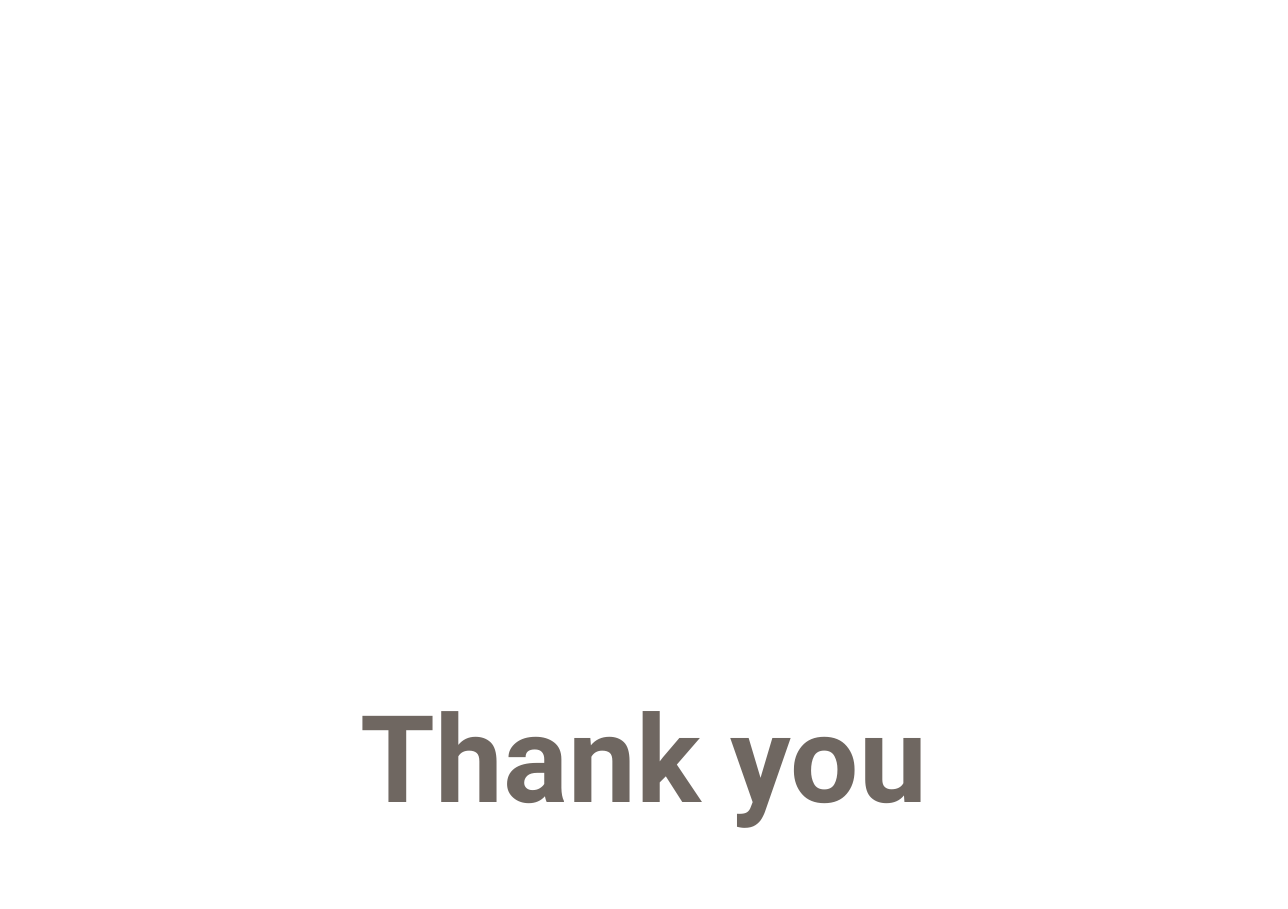
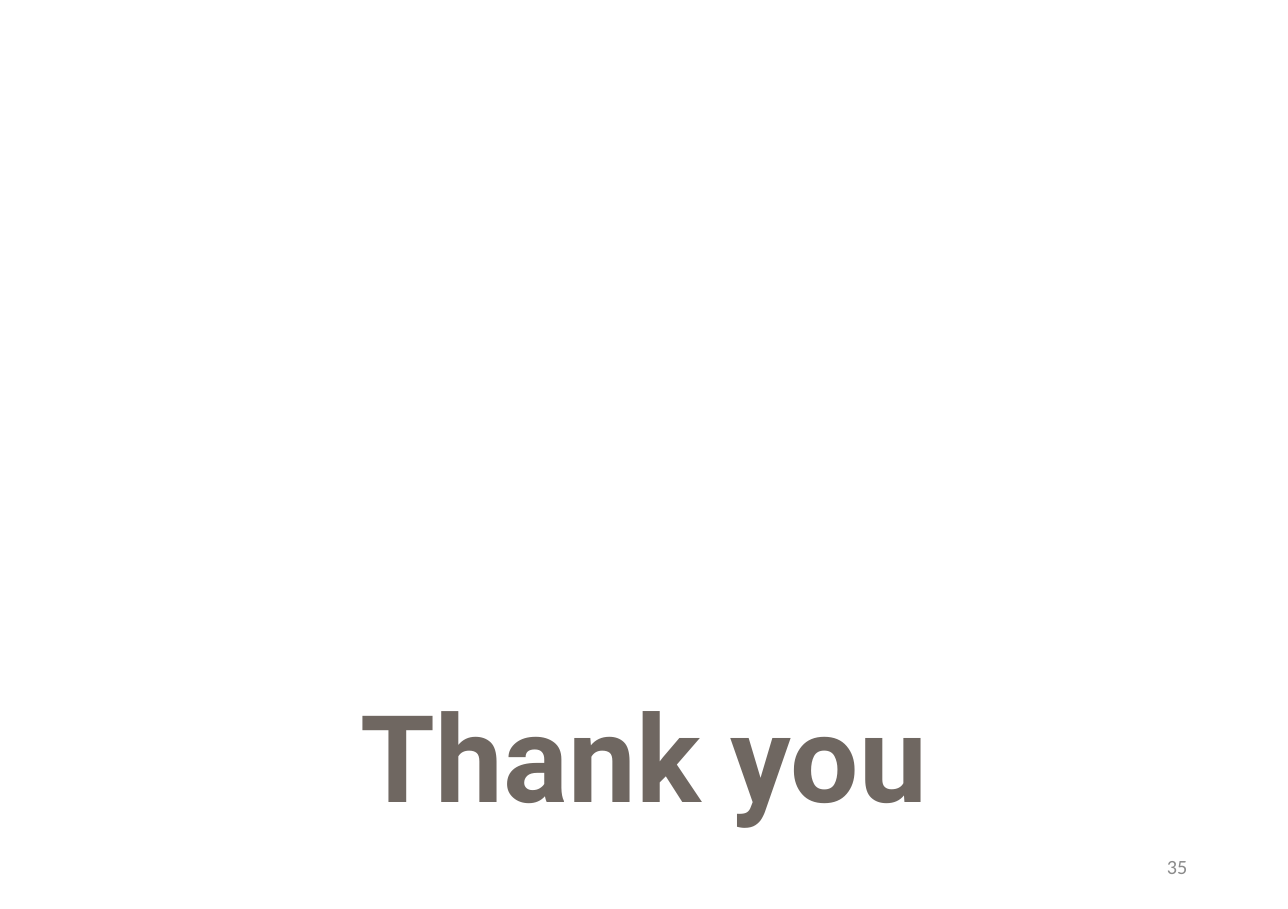
Before and after one commit to rimbong/Webengers, a slide deck: slide 35 of resources/졸작설계서.pptx (slide 20 before the commit). Drawn at 1288x909 pixels with LibreOffice and Linux fonts; fonts in the diff are those of the drawing; background and template pictures are left out. Boxes give left, top, right and bottom in pixels: in the first picture for what was removed or moved away, otherwise in the second. Text is boxed around its words. In the diff, an @@ line names an element or a change of style, - is before the commit and + after.

```diff
--- a/resources/졸작설계서.pptx
+++ b/resources/졸작설계서.pptx
@@ page number added at [1167,861,1187,874], 12 pt, text #8C8C8C @@
+35
```
Also in this commit, not shown: 17 other slides changed, 17 slides added, 2 slides removed.
